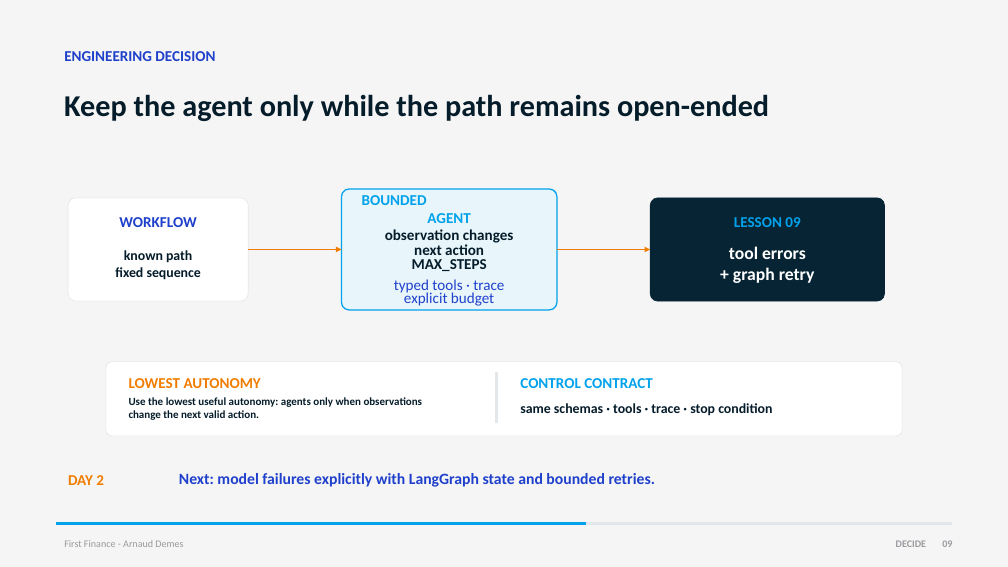
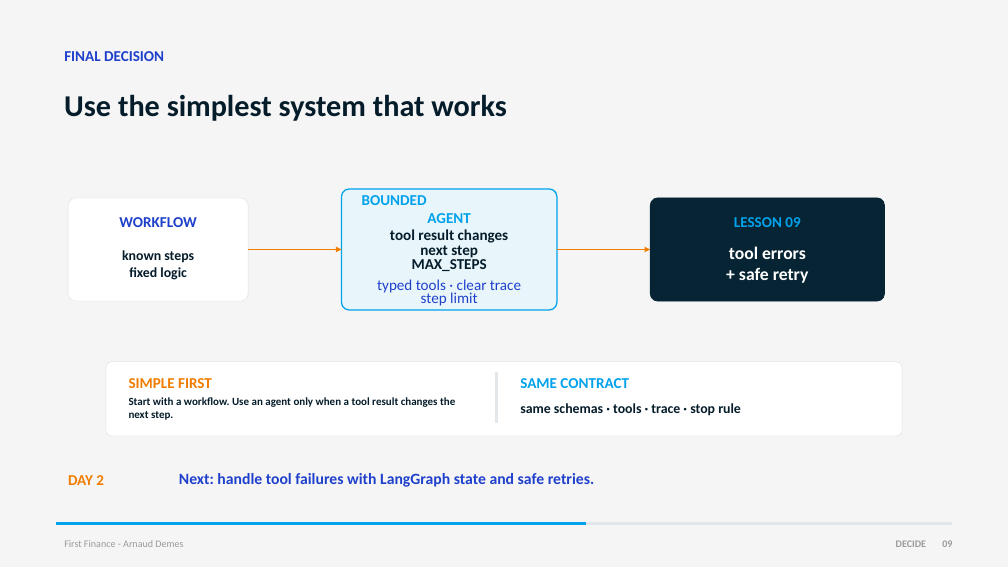
Before and after one commit to Nonocho/finai-academy, a slide deck: slide 9 of decks/08-workflows-vs-agents.pptx. Drawn at 1008x567 pixels with LibreOffice and Linux fonts; fonts in the diff are those of the drawing. Boxes give left, top, right and bottom in pixels: in the first picture for what was removed or moved away, otherwise in the second. Text is boxed around its words. In the diff, an @@ line names an element or a change of style, - is before the commit and + after.

Commit message:
docs: simplify Lesson 08 agent decision deck

```diff
--- a/decks/08-workflows-vs-agents.pptx
+++ b/decks/08-workflows-vs-agents.pptx
@@ text at <box>64,51,164,61</box>: text changed @@
-ENGINEERING DECISION
+FINAL DECISION
@@ text at <box>64,94,507,121</box>: text changed @@
-Keep the agent only while the path remains open-ended
+Use the simplest system that works
@@ text at <box>390,229,509,258</box>: text changed @@
-observation changes
-next action
+tool result changes
+next step
@@ text at <box>122,250,194,280</box>: text changed @@
-known path
-fixed sequence
+known steps
+fixed logic
@@ text at <box>739,267,809,283</box>: text changed @@
-+ graph retry
++ safe retry
@@ text at <box>377,279,521,306</box>: text changed @@
-typed tools · trace
-explicit budget
+typed tools · clear trace
+step limit
@@ text at <box>129,378,212,388</box>: text changed @@
-LOWEST AUTONOMY
+SIMPLE FIRST
@@ text at <box>520,378,629,388</box>: text changed @@
-CONTROL CONTRACT
+SAME CONTRACT
@@ text at <box>129,397,455,420</box>: text changed @@
-Use the lowest useful autonomy: agents only when observations change the next valid action.
+Start with a workflow. Use an agent only when a tool result changes the next step.
@@ text at <box>520,403,741,416</box>: text changed @@
-same schemas · tools · trace · stop condition
+same schemas · tools · trace · stop rule
@@ text at <box>179,473,594,487</box>: text changed @@
-Next: model failures explicitly with LangGraph state and bounded retries.
+Next: handle tool failures with LangGraph state and safe retries.
```
Also in this commit, not shown: 6 other slides changed, 2 slides added, 2 slides removed, 1 other file.
